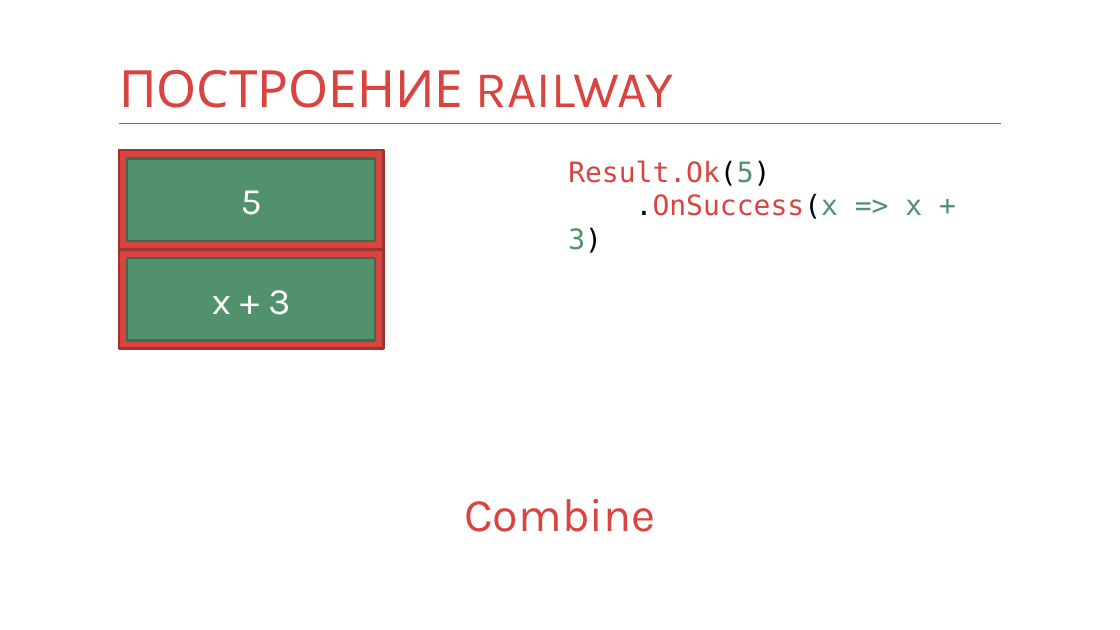
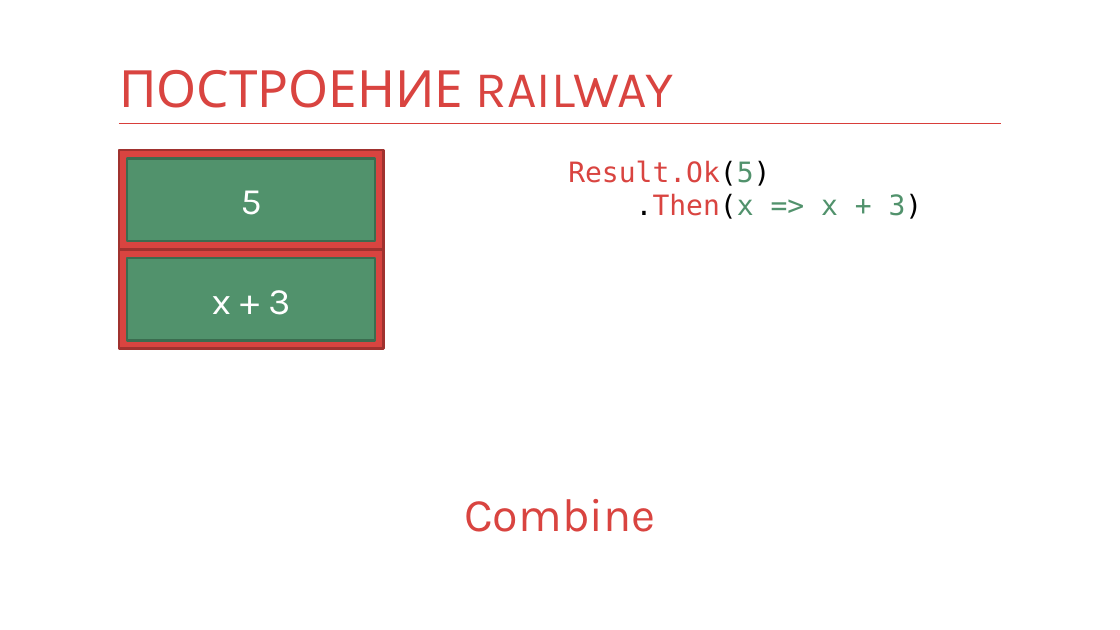
Before and after one commit to kontur-courses/fp, a slide deck: slide 43 of fp3.pptx. Drawn at 1120x630 pixels with LibreOffice and Linux fonts; fonts in the diff are those of the drawing. Boxes give left, top, right and bottom in pixels: in the first picture for what was removed or moved away, otherwise in the second. Text is boxed around its words. In the diff, an @@ line names an element or a change of style, - is before the commit and + after.

```diff
--- a/fp3.pptx
+++ b/fp3.pptx
@@ text at (x1=636, y1=193, x2=923, y2=219): text changed; text colour #D94440 to #51926C @@
-.OnSuccess(x => x + 3)
+.Then(x => x + 3)
```
Also in this commit, not shown: 10 other slides changed.
